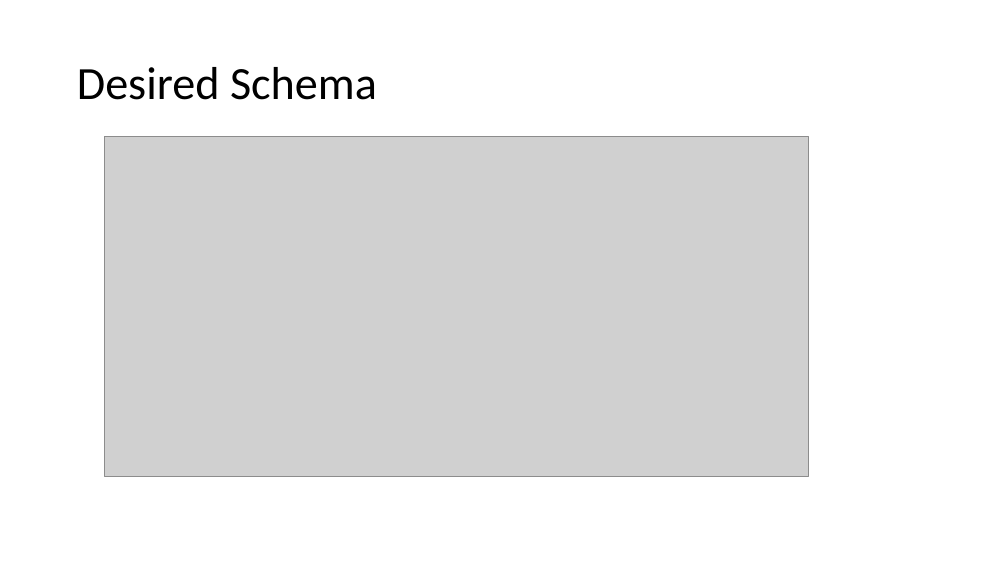
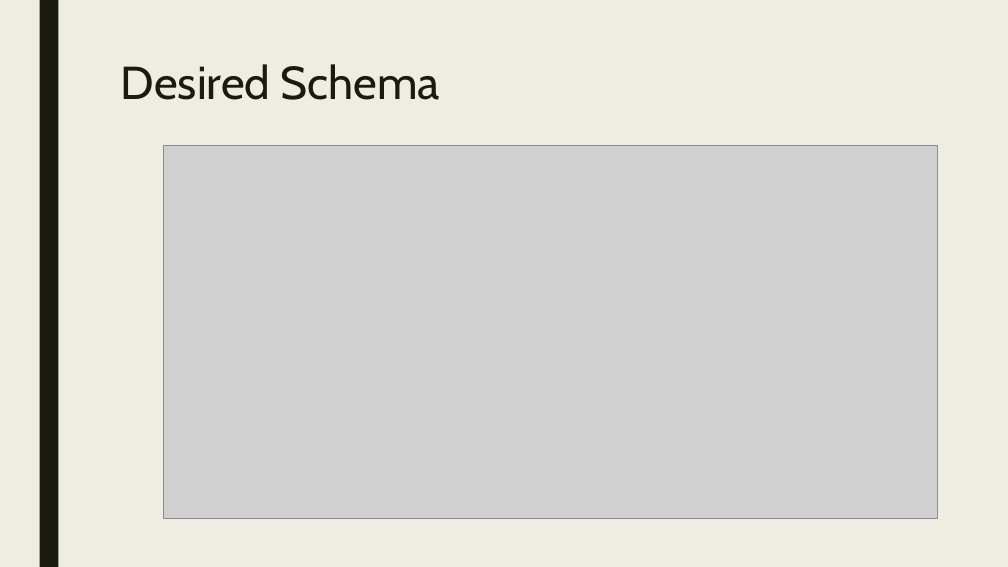
Before and after one commit to cwinsor/django_102_pluralsight, a slide deck: slide 12 of presentation.pptx. Drawn at 1008x567 pixels with LibreOffice and Linux fonts; fonts in the diff are those of the drawing; grey boxes stand for pictures. Boxes give left, top, right and bottom in pixels: in the first picture for what was removed or moved away, otherwise in the second. Text is boxed around its words. In the diff, an @@ line names an element or a change of style, - is before the commit and + after.

```diff
--- a/presentation.pptx
+++ b/presentation.pptx
@@ background #FFFFFF to #EFEDE3 @@
@@ rectangle added at <box>39,0,58,567</box>, fill #191B0E @@
@@ title "Desired Schema": place and size @@
-title "Desired Schema" at <box>77,67,377,100</box>
+title "Desired Schema" at <box>121,64,440,100</box>
@@ title "Desired Schema" at <box>121,64,440,100</box>: font Calibri to Cabin, text colour #000000 to #191B0E; line spacing 0.9 to 0.89; vertical alignment middle to top @@
@@ picture: place and size @@
-picture at <box>104,137,808,476</box>
+picture at <box>164,145,938,518</box>
```
Also in this commit, not shown: 16 other slides changed, 3 slides removed.
